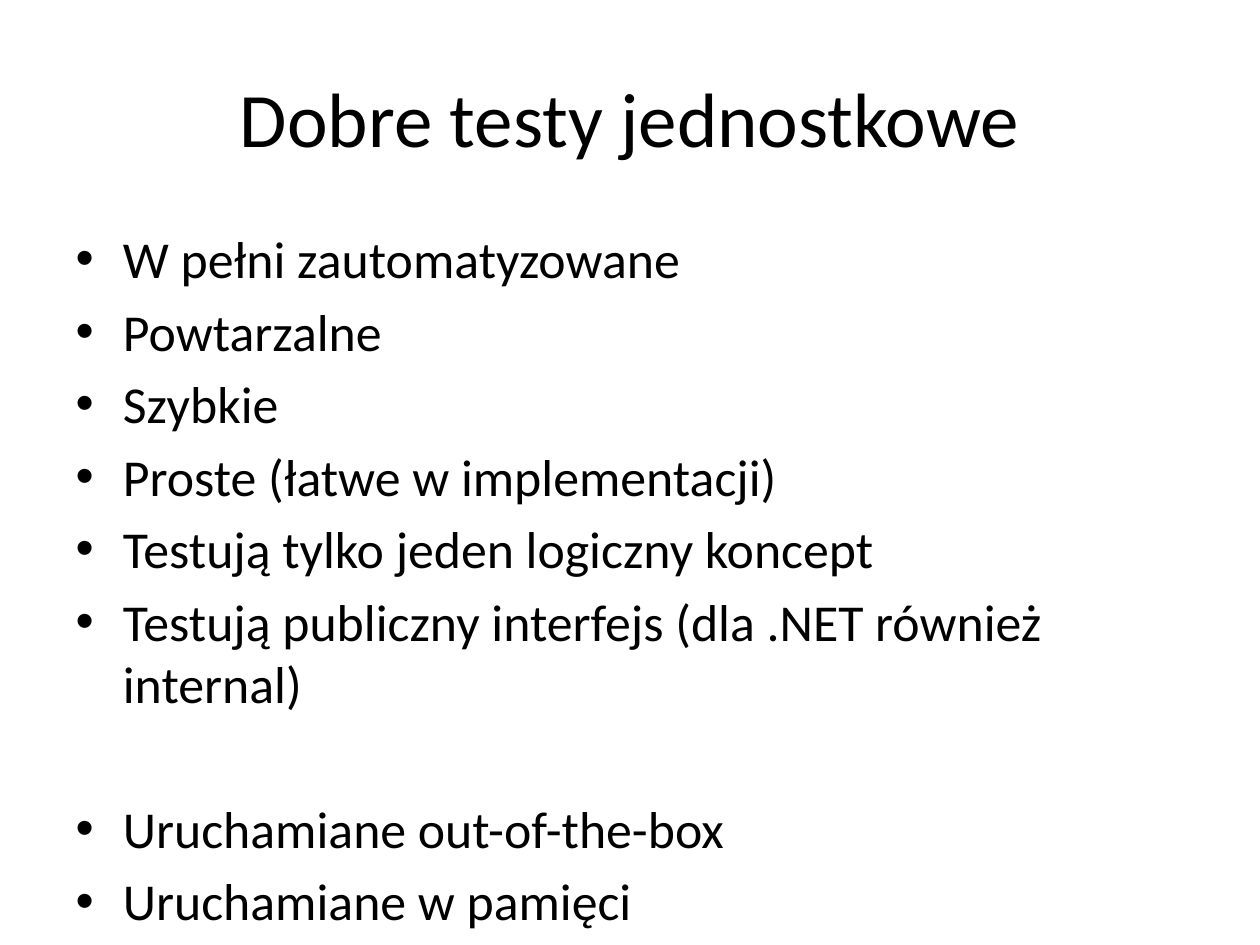
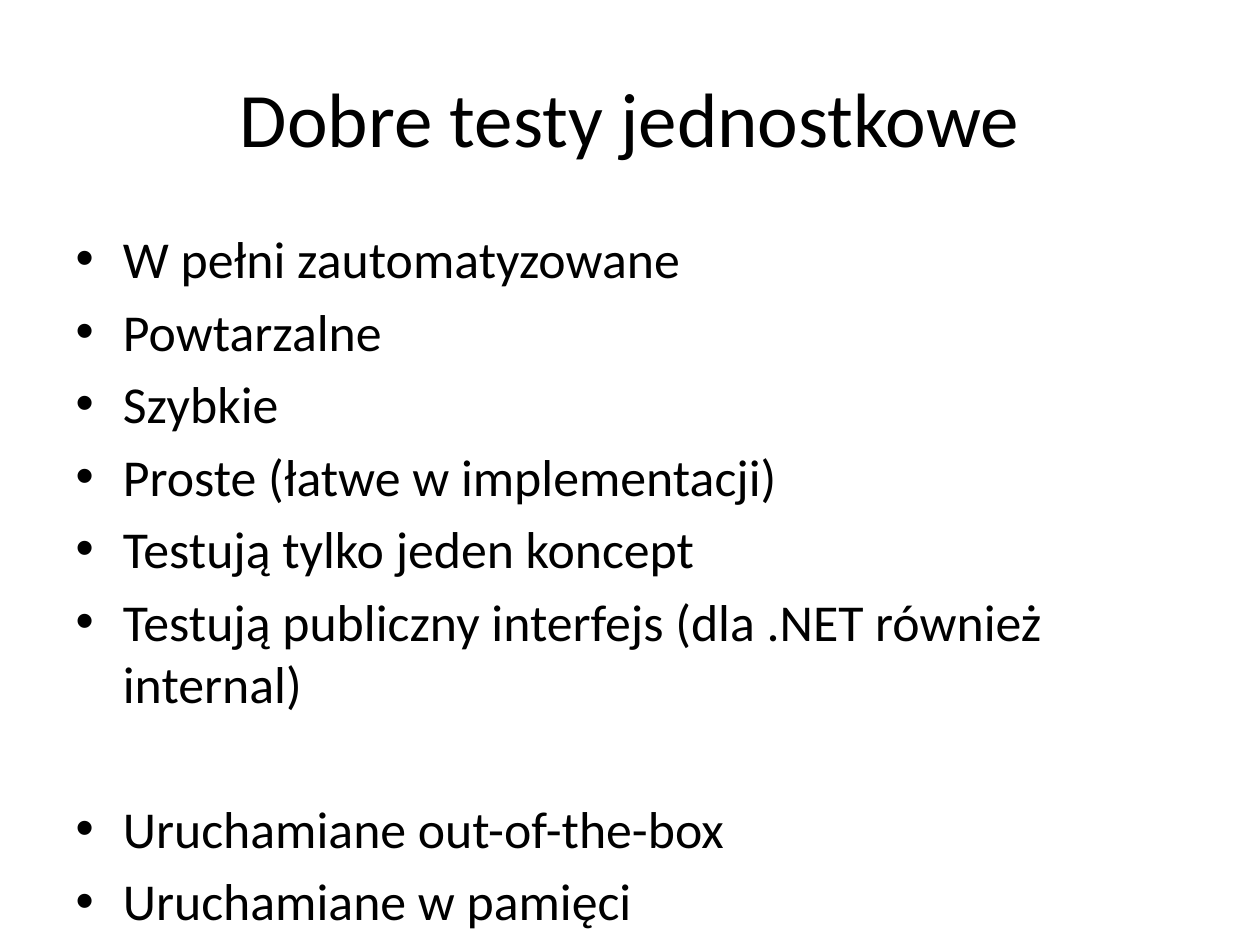
Before and after one commit to pellared/Examples, a slide deck: slide 22 of TddSample/TDD.pptx (slide 23 before the commit). Drawn at 1260x945 pixels with LibreOffice and Linux fonts; fonts in the diff are those of the drawing. Boxes give left, top, right and bottom in pixels: in the first picture for what was removed or moved away, otherwise in the second. Text is boxed around its words. In the diff, an @@ line names an element or a change of style, - is before the commit and + after.

```diff
--- a/TddSample/TDD.pptx
+++ b/TddSample/TDD.pptx
@@ text at bbox=[123, 532, 694, 577]: text changed @@
-• Testują tylko jeden logiczny koncept
+• Testują tylko jeden koncept
```
Also in this commit, not shown: 6 other slides changed, 4 slides removed, 1 other file.
